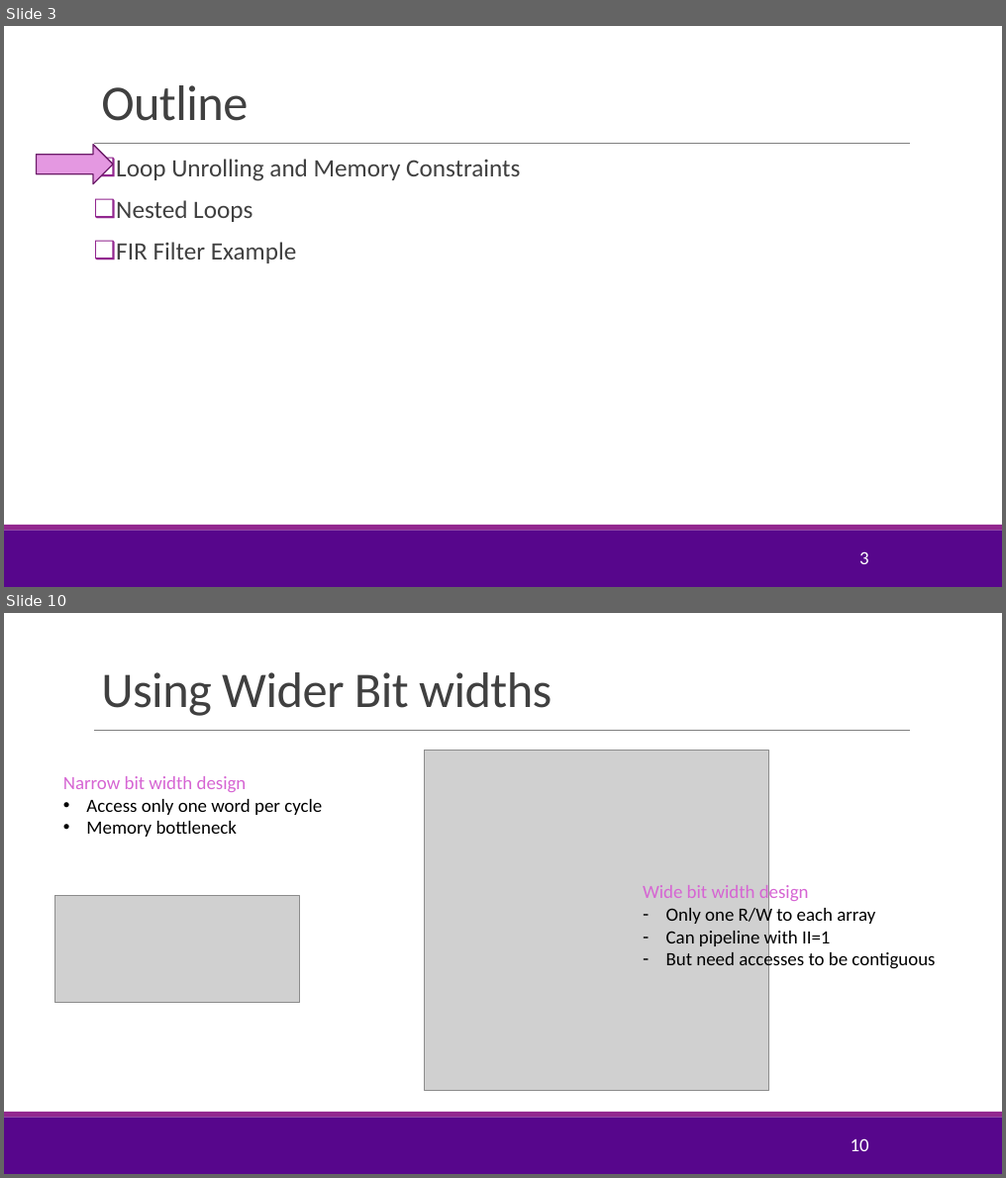
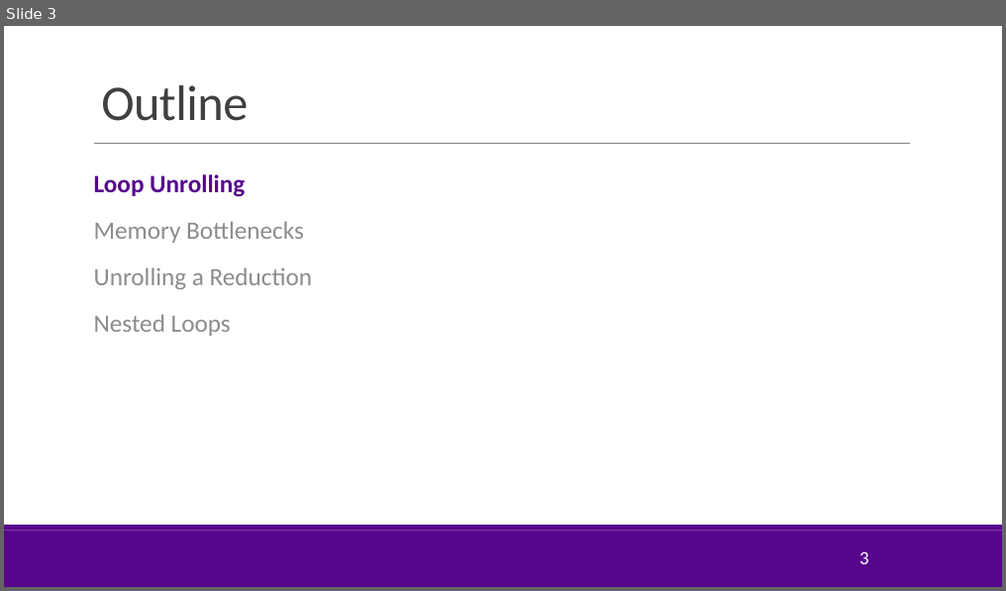
Before and after one commit to sdrangan/hwdesign, a slide deck: units/unit08_unroll/unroll.pptx. Shown one above the other, each under a label of ours: slides 3 and 10 before the commit, slide 3 after it; the slides between them are not shown. The pictures are 1006x1178 and 1006x591 pixels, drawn with LibreOffice and Linux fonts; fonts in the diff are those of the drawing; grey boxes stand for pictures; background and template pictures are left out. Boxes give left, top, right and bottom in pixels: in the first picture for what was removed or moved away, otherwise in the second. Text is boxed around its words. In the diff, an @@ line names an element or a change of style, - is before the commit and + after.

```diff
--- a/units/unit08_unroll/unroll.pptx
+++ b/units/unit08_unroll/unroll.pptx
@@ slide 10 removed at <box>4,613,1002,1174</box>, background #FFFFFF; not listed: 3 template elements that a slide beside it also shows @@
@@ title removed at <box>101,672,551,716</box> @@
-Using Wider Bit widths
@@ picture removed at <box>425,750,769,1090</box> @@
@@ text removed at <box>63,776,322,837</box> @@
-Narrow bit width design
-• Access only one word per cycle
-• Memory bottleneck
@@ picture removed at <box>54,896,300,1003</box> @@
@@ text removed at <box>643,883,935,971</box> @@
-Wide bit width design
-– Only one R/W to each array
-– Can pipeline with II=1
-– But need accesses to be contiguous
@@ page number removed at <box>850,1139,869,1152</box> @@
-10
@@ slide 3 changed as well @@
@@ right arrow removed at <box>37,144,113,184</box> @@
@@ text "Loop Unrolling": place and size @@
-text "Loop Unrolling" at <box>116,159,520,264</box>
+text "Loop Unrolling" at <box>94,174,312,336</box>
@@ text at <box>94,174,312,289</box>: text changed; text colour #404040 to #8C8C8C @@
-❑ Loop Unrolling and Memory Constraints
+Loop Unrolling
+Memory Bottlenecks
+Unrolling a Reduction
@@ text at <box>116,242,296,264</box>: paragraph removed @@
-❑ FIR Filter Example
@@ text at <box>94,314,231,336</box>: text colour #404040 to #8C8C8C in "Nested Loops"; bullet ❑ to none; line spacing 0.9 to 1; more space between paragraphs @@
@@ rectangle at <box>4,525,1002,530</box>: fill #92278F to #57068C @@
```
Also in this commit, not shown: 6 other slides changed, 34 slides added, 3 other slides removed, 45 other files.
